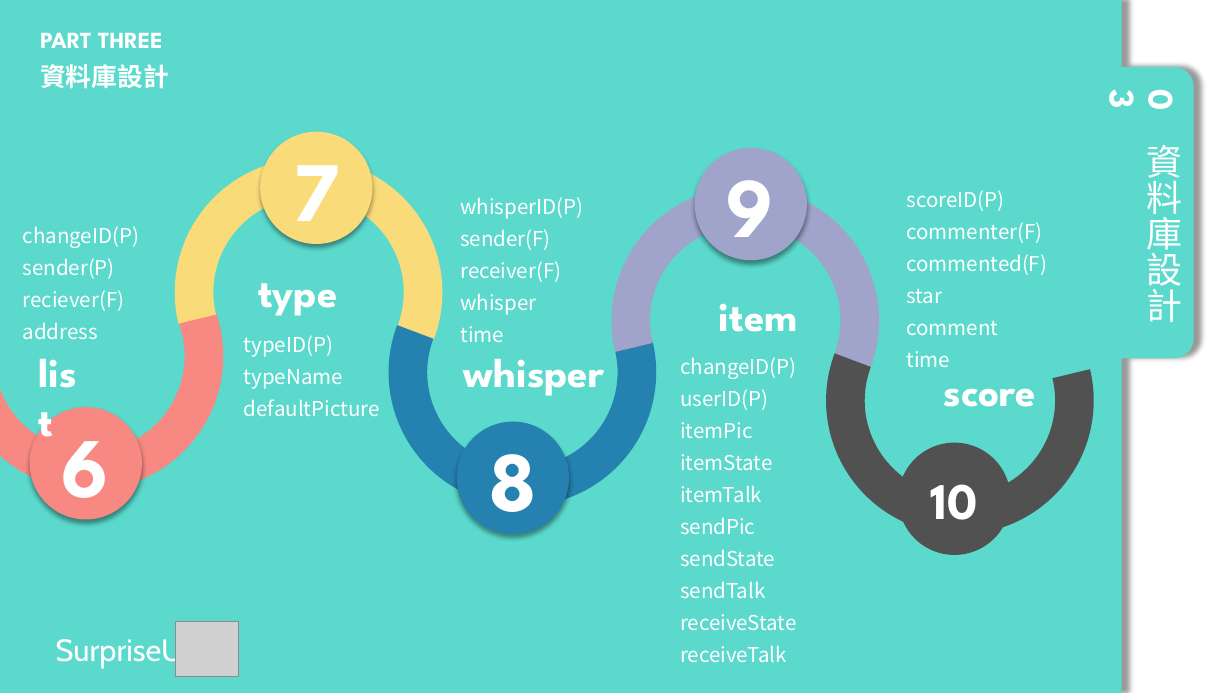
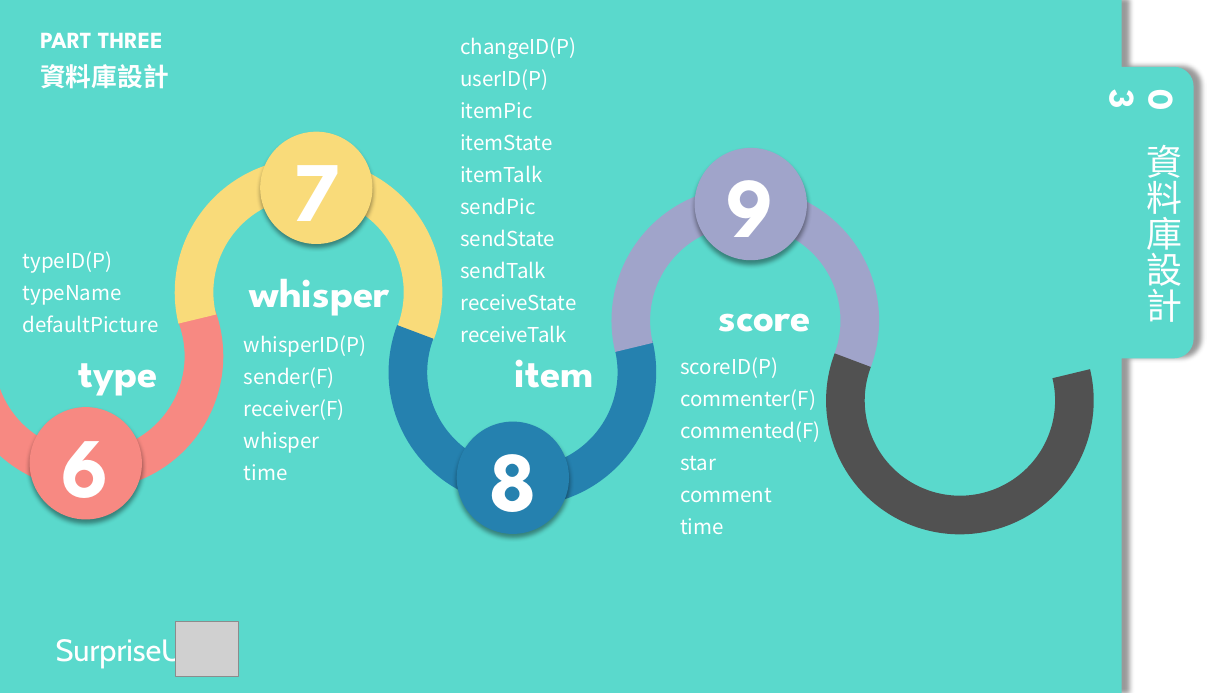
Before and after one commit to wtfaha/1061_SurpriseU, a slide deck: slide 7 of 其他/ppt/20171128_進度報告.pptx. Drawn at 1232x693 pixels with LibreOffice and Linux fonts; fonts in the diff are those of the drawing; grey boxes stand for pictures. Boxes give left, top, right and bottom in pixels: in the first picture for what was removed or moved away, otherwise in the second. Text is boxed around its words. In the diff, an @@ line names an element or a change of style, - is before the commit and + after.

```diff
--- a/其他/ppt/20171128_進度報告.pptx
+++ b/其他/ppt/20171128_進度報告.pptx
@@ text "changeID(P)": place and size @@
-text "changeID(P)" at (680,357,796,662)
+text "changeID(P)" at (460,37,576,342)
@@ text at (23,251,112,273): text changed @@
-changeID(P)
-sender(P)
-reciever(F)
-address
+typeID(P)
+typeName
+defaultPicture
@@ text "whisper": place and size @@
-text "whisper" at (464,359,605,396)
+text "whisper" at (249,279,390,316)
@@ text "score" rewrapped from (943,365,1035,407) to (718,313,810,332) @@
@@ text "whisperID(P)": place and size @@
-text "whisperID(P)" at (460,197,583,342)
+text "whisperID(P)" at (244,335,367,480)
@@ text removed at (30,342,99,401) @@
-list
@@ text "type": place and size @@
-text "type" at (258,283,338,316)
+text "type" at (78,363,158,396)
@@ text removed at (244,335,380,416) @@
-typeID(P)
-typeName
-defaultPicture
@@ text "item": place and size @@
-text "item" at (718,303,797,332)
+text "item" at (515,359,594,388)
@@ text "scoreID(P)": place and size @@
-text "scoreID(P)" at (907,190,1048,367)
+text "scoreID(P)" at (680,357,821,534)
@@ ellipse removed at (898,443,1011,555) @@
-10
```
Also in this commit, not shown: 4 other slides changed, 2 other files.
